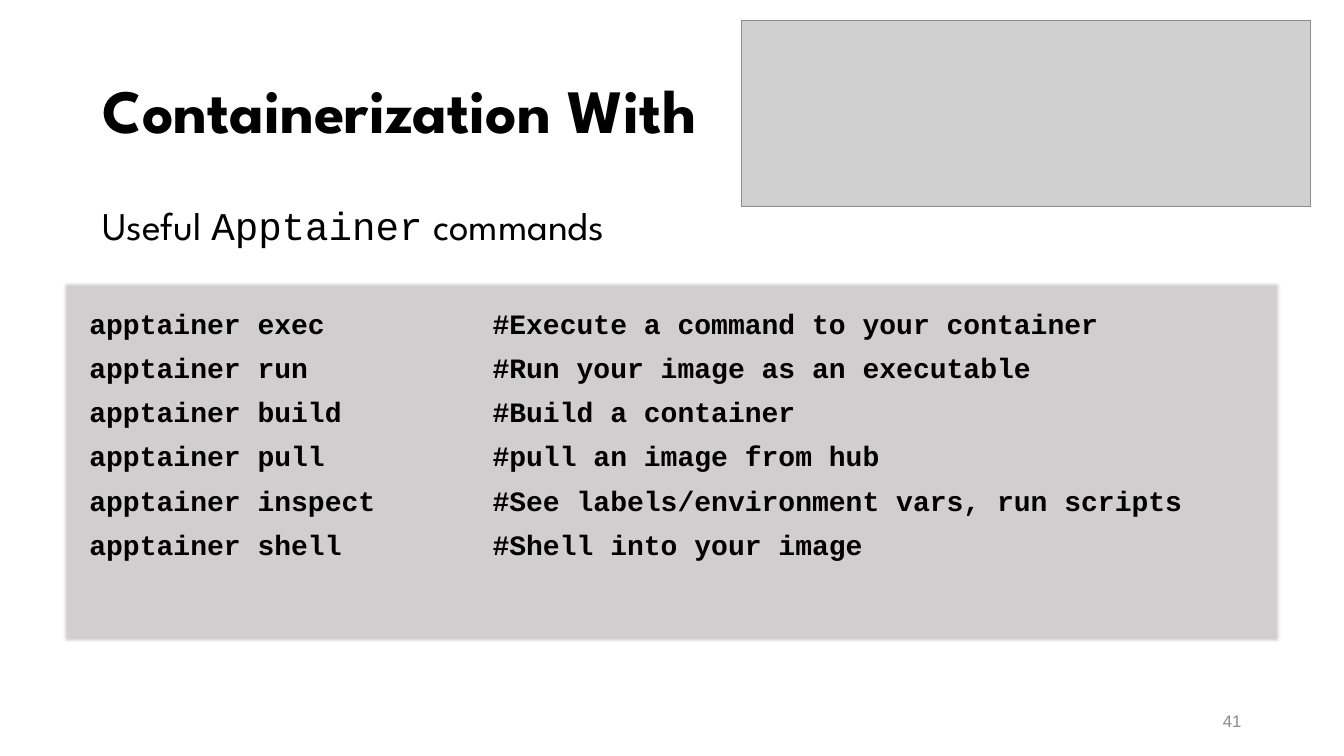
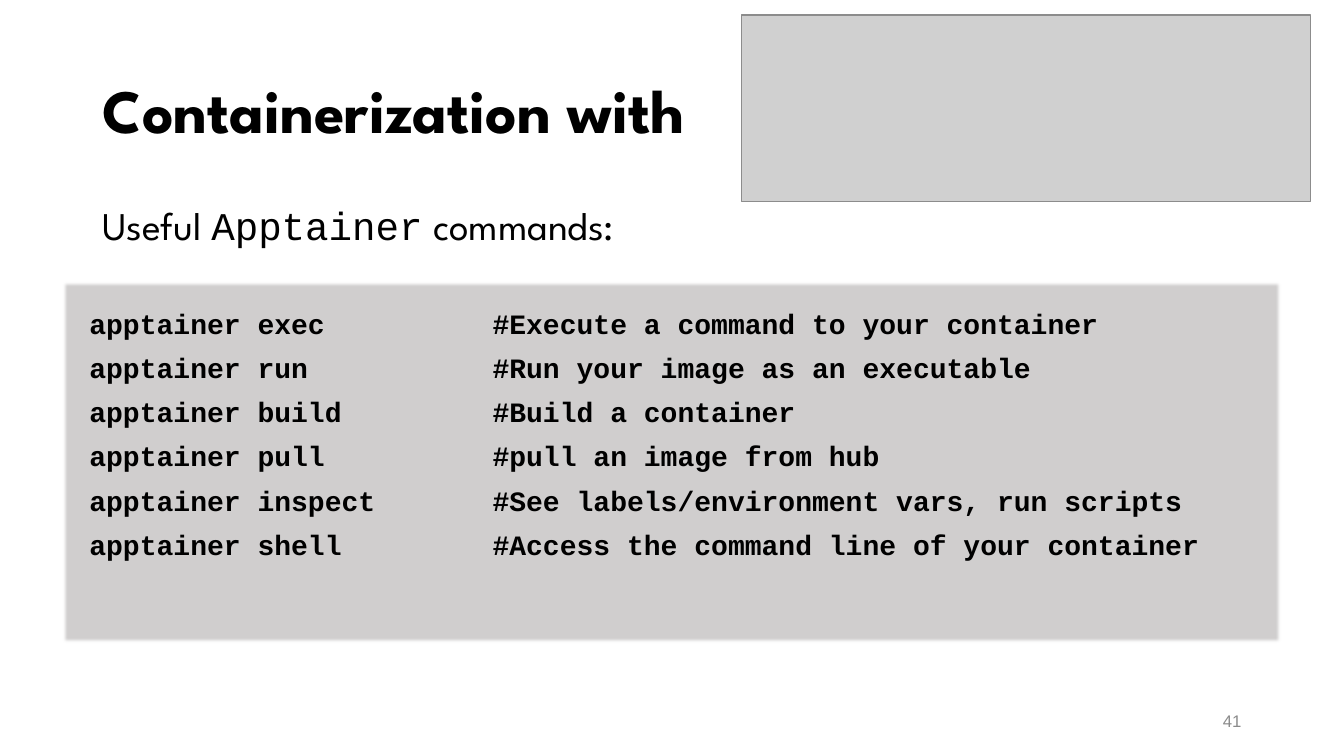
Before and after one commit to mohalkh5/hpc_fundamentals_micro_credential, a slide deck: slide 41 of installing_software/installing_software.pptx. Drawn at 1344x756 pixels with LibreOffice and Linux fonts; fonts in the diff are those of the drawing; grey boxes stand for pictures; background and template pictures are left out. Boxes give left, top, right and bottom in pixels: in the first picture for what was removed or moved away, otherwise in the second. Text is boxed around its words. In the diff, an @@ line names an element or a change of style, - is before the commit and + after.

Commit message:
Content and accessibility fixes for slides

```diff
--- a/installing_software/installing_software.pptx
+++ b/installing_software/installing_software.pptx
@@ picture: place and size @@
-picture at box(742, 20, 1312, 207)
+picture at box(742, 15, 1312, 202)
@@ title at box(102, 71, 975, 151): text changed @@
-Containerization With
+Containerization with Apptainer
@@ text at box(102, 212, 614, 248): text changed @@
-Useful Apptainer commands
+Useful Apptainer commands:
@@ text at box(89, 535, 1199, 561): text changed @@
-apptainer shell #Shell into your image
+apptainer shell #Access the command line of your container
```
Also in this commit, not shown: 28 other slides changed, 1 other file.
